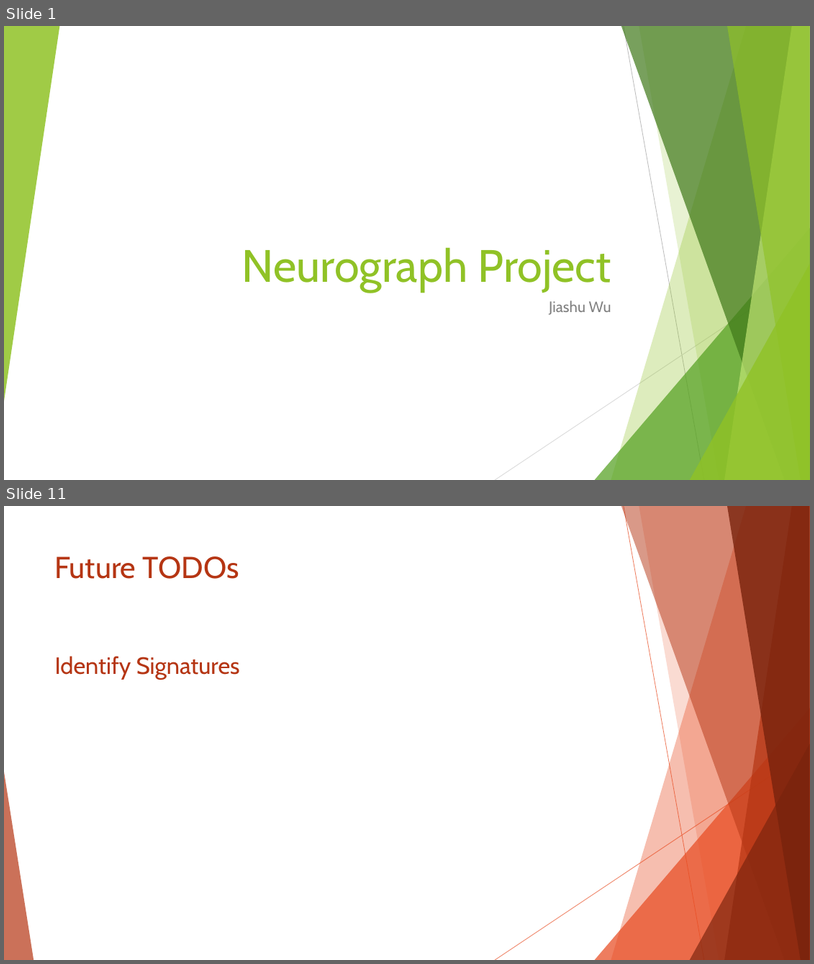
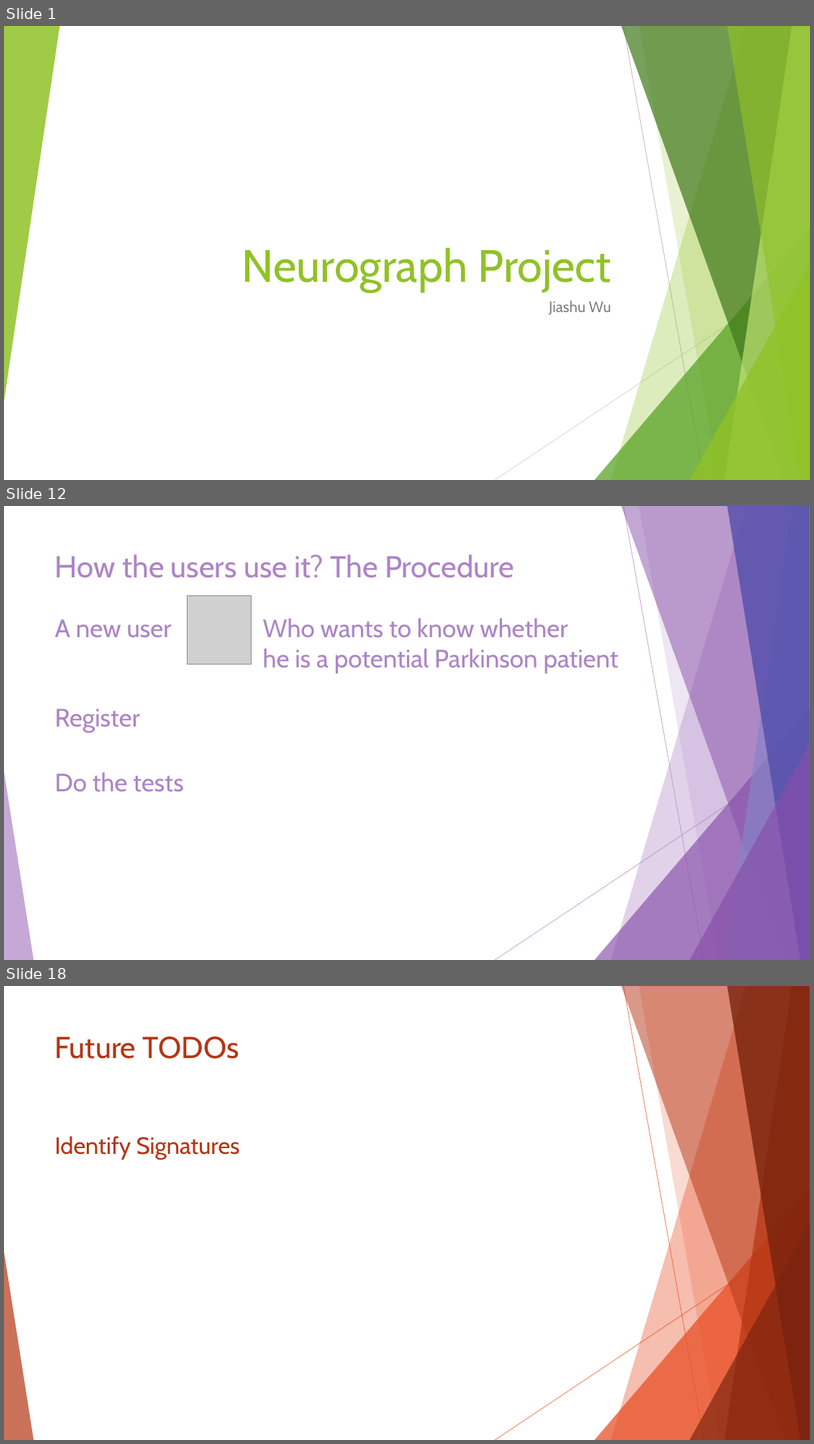
Before and after one commit to JiashuWu/NeuroGraph, a slide deck: Neurograph Project Presentation/Neurograph Presentation Jiashu Wu.pptx. Shown one above the other, each under a label of ours: slides 1 and 11 before the commit, slides 1, 12 and 18 after it; the slides between them are not shown. The pictures are 814x964 and 814x1444 pixels, drawn with LibreOffice and Linux fonts; fonts in the diff are those of the drawing; grey boxes stand for pictures. Boxes give left, top, right and bottom in pixels: in the first picture for what was removed or moved away, otherwise in the second. Text is boxed around its words. In the diff, an @@ line names an element or a change of style, - is before the commit and + after.

```diff
--- a/Neurograph Project Presentation/Neurograph Presentation Jiashu Wu.pptx
+++ b/Neurograph Project Presentation/Neurograph Presentation Jiashu Wu.pptx
@@ slide 12 added at [4,506,810,960], background #FFFFFF @@
@@ title added at [55,554,514,578], 36 pt, text #AD84C6 @@
+How the users use it? The Procedure
@@ picture added at [188,596,252,664] @@
@@ text added at [55,619,172,637], 30 pt, text #AD84C6 @@
+A new user
@@ text added at [263,618,619,674], 30 pt, text #AD84C6 @@
+Who wants to know whether
+he is a potential Parkinson patient
@@ text added at [55,708,140,733], 30 pt, text #AD84C6 @@
+Register
@@ group added at [4,506,810,960]: 5 freeform shapes, 3 triangles, 2 lines @@
@@ text added at [55,772,183,792], 30 pt, text #AD84C6 @@
+Do the tests
@@ what was slide 11 is now slide 18 @@
```
Also in this commit, not shown: 9 slides changed, 6 other slides added, 1 other file.
